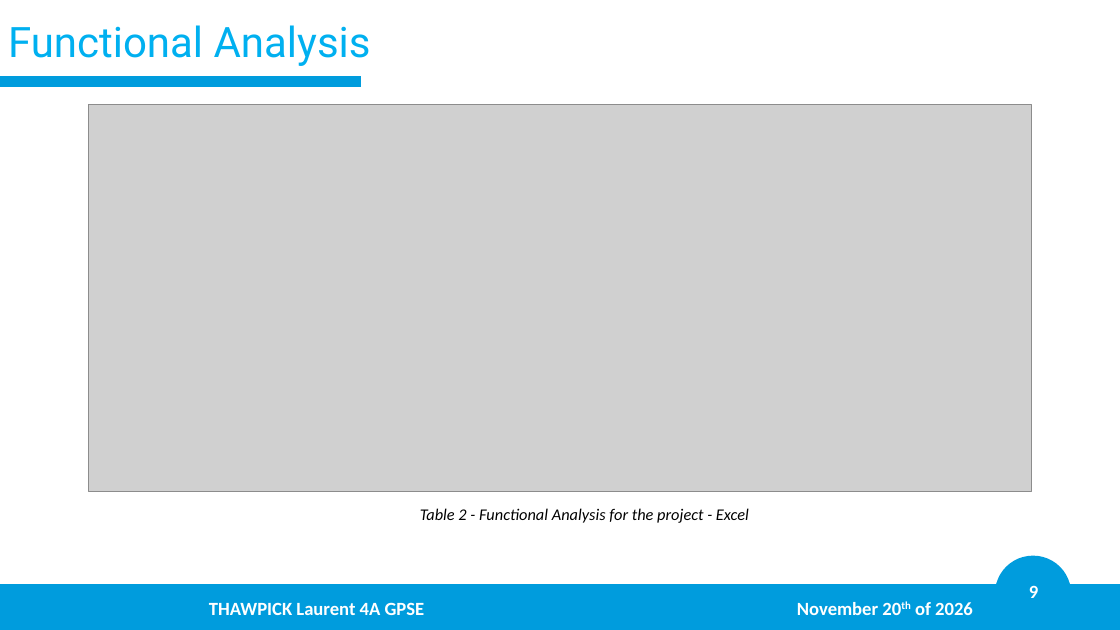
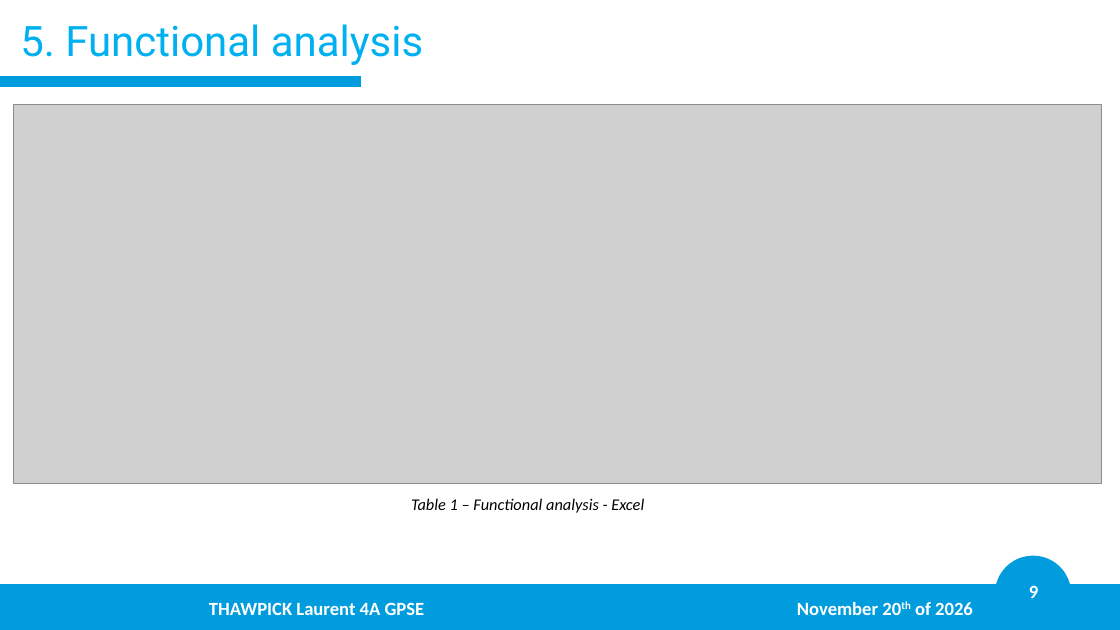
Before and after one commit to LaurentThaw/plasma-tubing, a slide deck: slide 9 of PDR for 20.11.26/PDR.pptx. Drawn at 1120x630 pixels with LibreOffice and Linux fonts; fonts in the diff are those of the drawing; grey boxes stand for pictures; background and template pictures are left out. Boxes give left, top, right and bottom in pixels: in the first picture for what was removed or moved away, otherwise in the second. Text is boxed around its words. In the diff, an @@ line names an element or a change of style, - is before the commit and + after.

```diff
--- a/PDR for 20.11.26/PDR.pptx
+++ b/PDR for 20.11.26/PDR.pptx
@@ title at (20, 24, 423, 65): text changed @@
-Functional Analysis
+5. Functional analysis
@@ picture: place and size @@
-picture at (89, 104, 1032, 491)
+picture at (13, 104, 1102, 483)
@@ text at (411, 498, 644, 513): text changed @@
-Table 2 - Functional Analysis for the project - Excel
+Table 1 – Functional analysis - Excel
```
Also in this commit, not shown: 2 other slides changed, 9 slides added, 2 slides removed, 3 other files.
